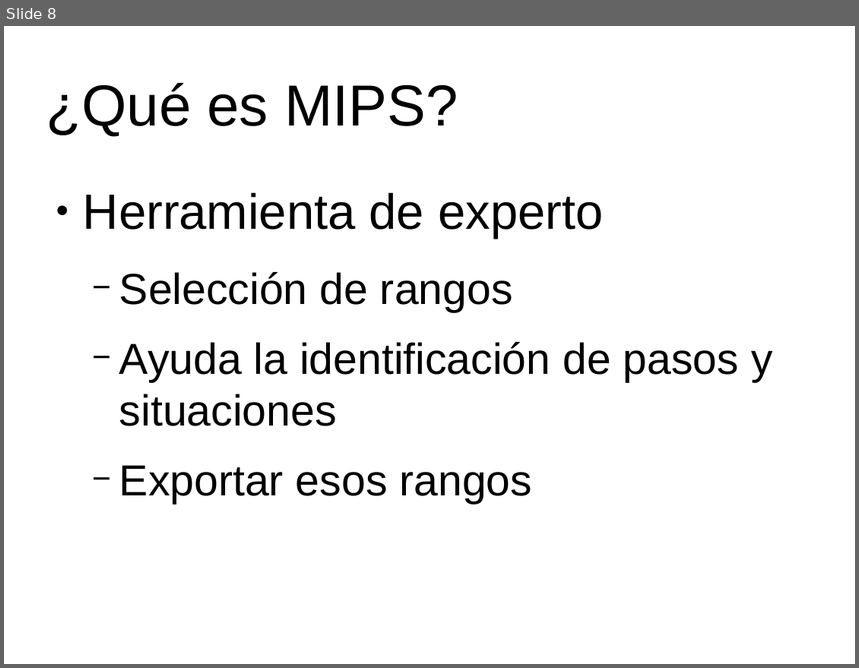
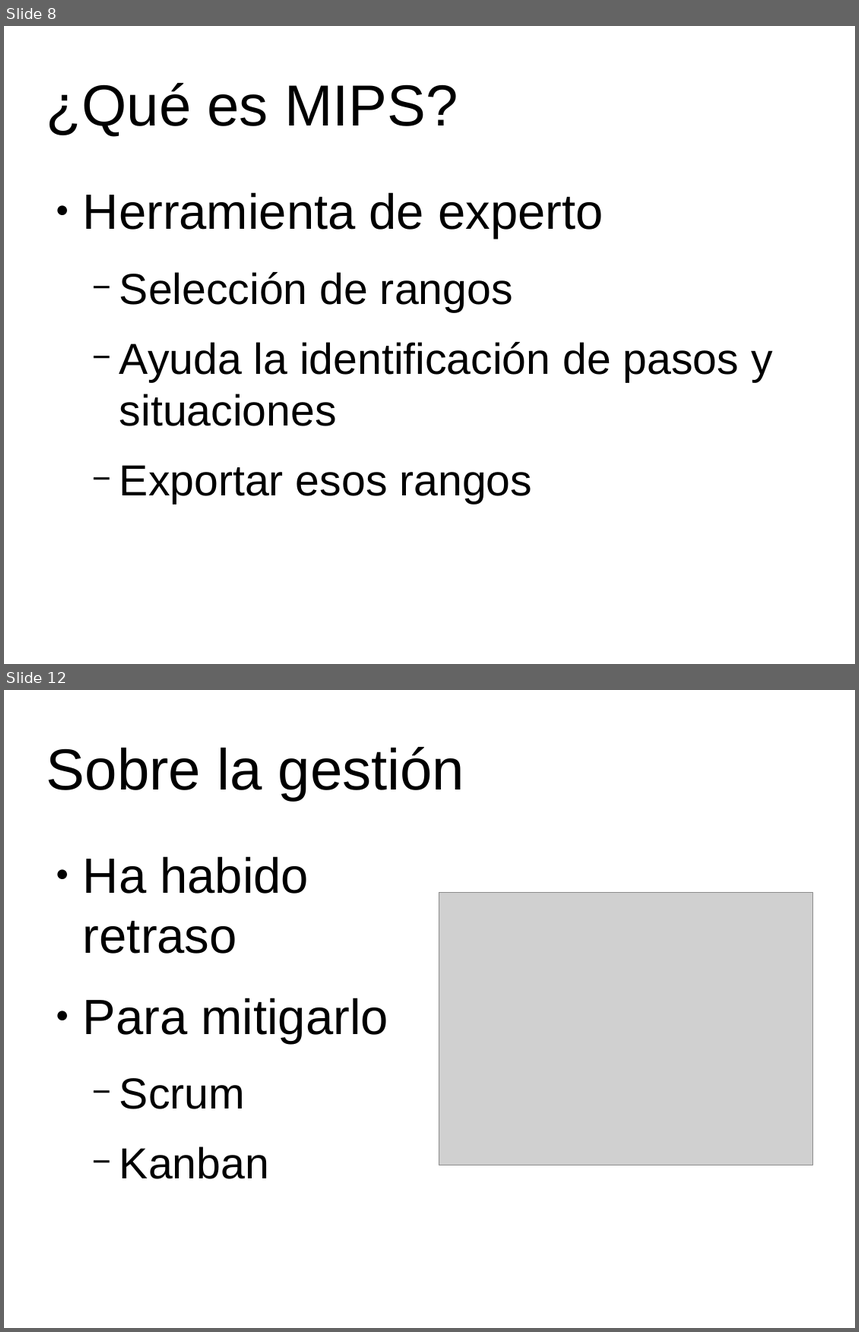
Before and after one commit to RubenAgudo/TFG_Documentation, a slide deck: Attachments/Presentacion.odp. Shown one above the other, each under a label of ours: slide 8 before the commit, slides 8 and 12 after it; the slides between them are not shown. The pictures are 859x668 and 859x1332 pixels, drawn with LibreOffice and Linux fonts; fonts in the diff are those of the drawing; grey boxes stand for pictures; background and template pictures are left out. Boxes give left, top, right and bottom in pixels: in the first picture for what was removed or moved away, otherwise in the second. Text is boxed around its words. In the diff, an @@ line names an element or a change of style, - is before the commit and + after.

```diff
--- a/Attachments/Presentacion.odp
+++ b/Attachments/Presentacion.odp
@@ slide 12 added at [4, 690, 855, 1328], background #FFFFFF @@
@@ title added at [47, 747, 465, 801], 54 pt, text #000000 @@
+Sobre la gestión
@@ text added at [83, 856, 389, 1179], 46.2 pt, text #000000 @@
+● Ha habido retraso
+● Para mitigarlo
+  − Scrum
+  − Kanban
@@ picture added at [439, 893, 813, 1166] @@
```
Also in this commit, not shown: 4 slides changed, 2 other slides added.
